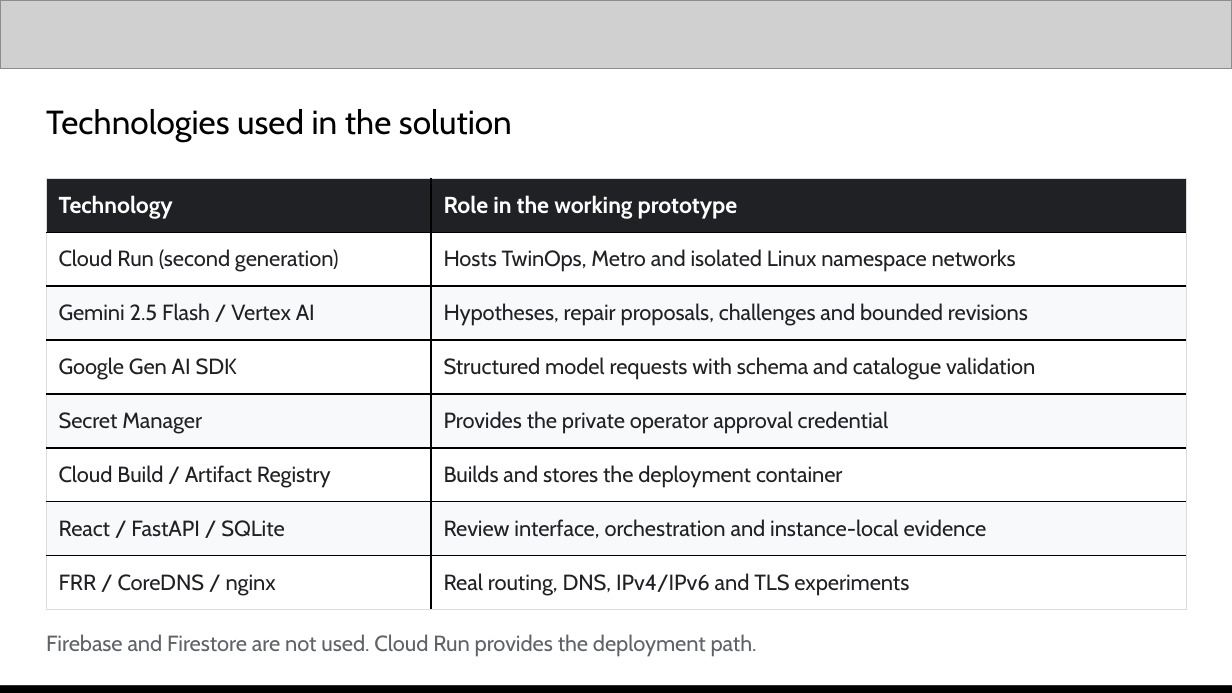
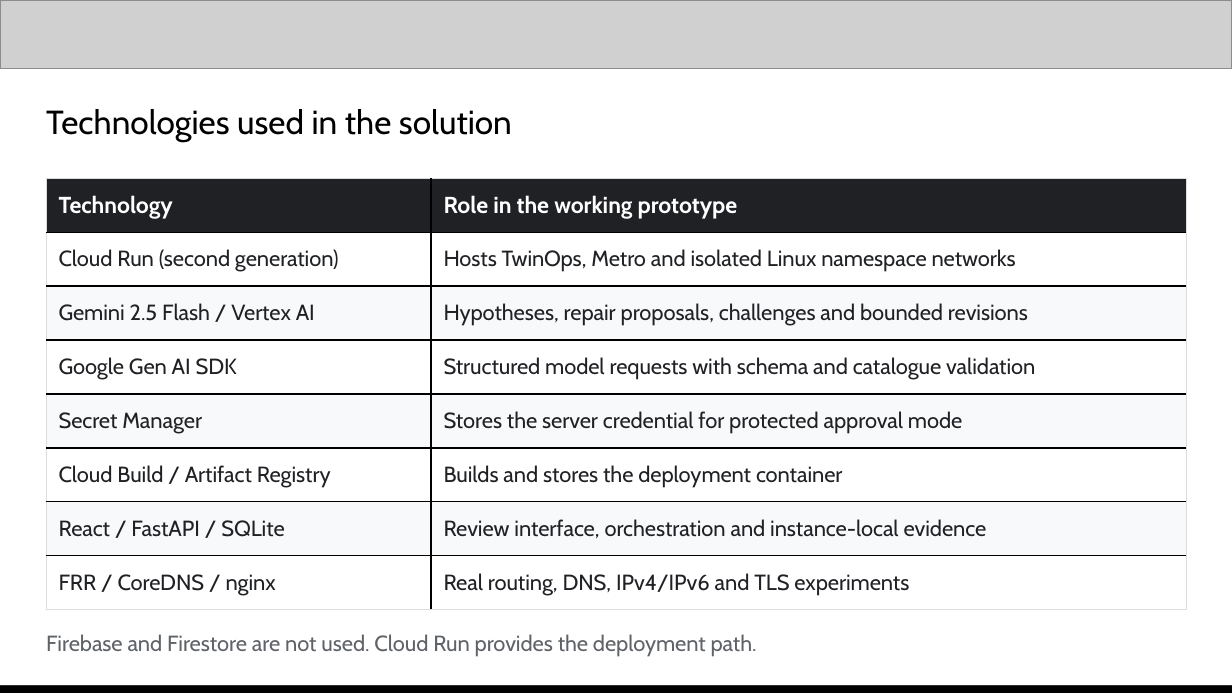
Before and after one commit to prabhakarcs786/twinops, a slide deck: slide 8 of docs/TwinOps_Deck.pptx. Drawn at 1232x693 pixels with LibreOffice and Linux fonts; fonts in the diff are those of the drawing; grey boxes stand for pictures. Boxes give left, top, right and bottom in pixels: in the first picture for what was removed or moved away, otherwise in the second. Text is boxed around its words. In the diff, an @@ line names an element or a change of style, - is before the commit and + after.

Commit message:
Enable explicit credential-free approval for the synthetic judge demo

```diff
--- a/docs/TwinOps_Deck.pptx
+++ b/docs/TwinOps_Deck.pptx
@@ table at [47,179,1185,610] @@
-row 5, column 2: Provides the private operator approval credential
+row 5, column 2: Stores the server credential for protected approval mode
```
Also in this commit, not shown: 1 other slide changed, 24 other files.
